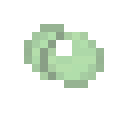
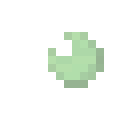
Layered file, before and after one edit (128×128). Changes by layer:
painted on "sticky" over [24, 24, 64, 80]
